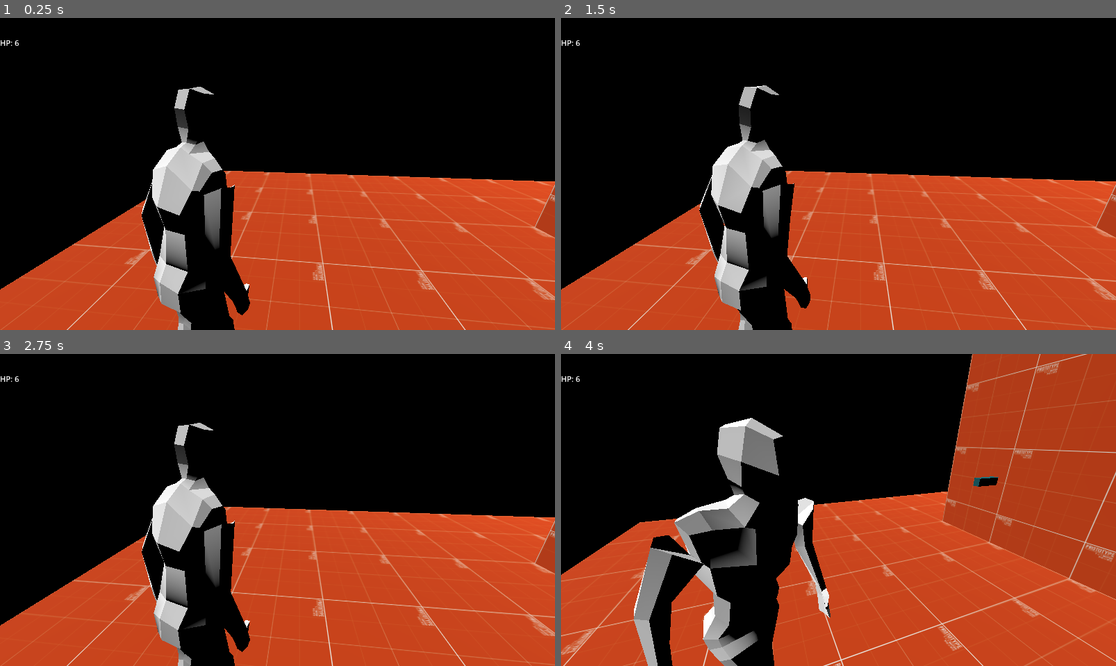
Above: before the commit, frames 1-4 (two rows, left to right).
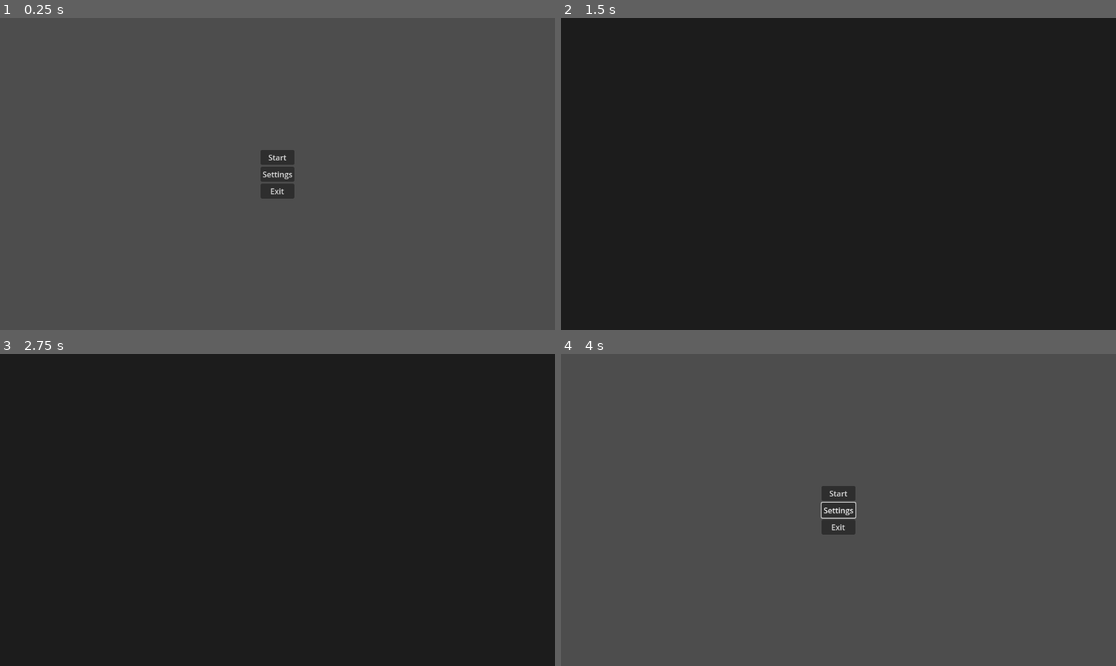
Above: after the commit, the same moments.

Repository: Vosnov/GD_APrototype
Game: Godot game, scene res://Scenes/Menu/main_menu.tscn
Two runs of this game, one before a commit and one after it. Both use one fixed random seed, a clock stepped at 60 frames per second and the inputs below. Before the commit the project starts from res://Scenes/test_scene.tscn. The engine's default icon, where the game draws it, is replaced by a stand-in: a white triangle on a blue panel in a dark square.
Inputs (mouse positions are in pixels of both pictures, inside the frame that each line leads up to):
- Up to frame 1 (0.25 s): no input
- Up to frame 2 (1.5 s): click (838, 158) at 0.5 s, where only the run after the commit has a clickable "Start"; click (838, 158) at 1.25 s, where only the run after the commit has a clickable "Start"
- Up to frame 3 (2.75 s): click (277, 566) at 2 s, where only the run after the commit has a clickable "Back"
- Up to frame 4 (4 s): click (838, 510) at 2.75 s, where only the run after the commit has a clickable "Settings"; move the mouse to (866, 510) at 3.52 s; hold D (right) from 3.53 s (still down); hold Right mouse button (aim) from 3.53 s (still down); tap E (action) at 3.6 s

The runs differ from the first frame. In frame 1, 100% of the frame differs, in the area x 0-100%, y 0-100%; in frame 2, 100%; in frame 3, 100%; in frame 4, 99%.

Commit message:
load save ui

Diff:
--- a/Nodes/Charecters/player.tscn
+++ b/Nodes/Charecters/player.tscn
@@ -147,7 +147,7 @@
 [node name="UI" parent="." instance=ExtResource("8_xdrrl")]
 
 [node name="BoneAttachment3D" type="BoneAttachment3D" parent="."]
-transform = Transform3D(-0.478902, 0.361211, 0.800112, 0.872469, 0.29676, 0.388239, -0.0972053, 0.884002, -0.457265, -0.341471, 1.16062, 1.51111)
+transform = Transform3D(0.1922, -0.134826, -0.323853, 0.349291, 0.10774, 0.162443, 0.0324766, -0.360852, 0.169503, 0.137233, 0.456403, -0.615197)
 bone_name = "Bone.011.R"
 bone_idx = 14
 use_external_skeleton = true
@@ -160,37 +160,37 @@
 transform = Transform3D(-0.4, 0, -3.49691e-08, 0, 0.4, 0, 3.49691e-08, 0, -0.4, 0, 0, 0)
 
 [node name="Skeleton3D" parent="myNewPlayer/Armature" index="0"]
-bones/0/position = Vector3(-0.00133044, -0.367412, -0.00498747)
+bones/0/position = Vector3(-0.00272391, -0.371711, -0.00543709)
 bones/0/rotation = Quaternion(0.0186382, -0.196081, -0.00372765, 0.980404)
 bones/1/rotation = Quaternion(0.0697058, -1.36916e-08, -2.80468e-08, 0.997568)
 bones/2/rotation = Quaternion(0.112641, -2.86949e-14, 2.68558e-08, 0.993636)
 bones/3/rotation = Quaternion(-0.103738, 8.51478e-10, -3.35284e-09, 0.994605)
-bones/4/rotation = Quaternion(0.120106, 0.194697, -2.1852e-09, 0.973482)
+bones/4/rotation = Quaternion(0.0984636, 0.195163, 6.00962e-11, 0.975816)
 bones/5/position = Vector3(0.203192, 1.00571, 0.0142442)
-bones/5/rotation = Quaternion(-0.08677, -0.368877, -0.76358, 0.522825)
+bones/5/rotation = Quaternion(-0.0816147, -0.376453, -0.764178, 0.517353)
 bones/6/position = Vector3(0.0114507, 0.377625, 0.0379625)
-bones/6/rotation = Quaternion(0.0506622, -0.208778, -0.367537, 0.904854)
-bones/7/rotation = Quaternion(0.585806, 0.18383, -0.0420252, 0.788208)
+bones/6/rotation = Quaternion(0.0511227, -0.209446, -0.355675, 0.909403)
+bones/7/rotation = Quaternion(0.563589, 0.191459, -0.0341884, 0.802834)
 bones/11/position = Vector3(-0.170101, 1.01711, 0.0341247)
-bones/11/rotation = Quaternion(0.237076, 0.456424, 0.676965, 0.526489)
+bones/11/rotation = Quaternion(0.245574, 0.471621, 0.672806, 0.514392)
 bones/12/position = Vector3(-0.0310587, 0.396934, -0.0644502)
-bones/12/rotation = Quaternion(0.388614, -0.0130323, 0.202788, 0.898714)
-bones/13/rotation = Quaternion(0.288894, 0.000106851, -0.173663, 0.941478)
-bones/17/position = Vector3(0.237362, 0.133262, 0.022537)
-bones/17/rotation = Quaternion(-0.318809, 0.180688, 0.914223, -0.17294)
+bones/12/rotation = Quaternion(0.374962, -0.0134804, 0.20047, 0.905005)
+bones/13/rotation = Quaternion(0.26529, 0.00145459, -0.16524, 0.949903)
+bones/17/position = Vector3(0.245915, 0.130441, 0.0494407)
+bones/17/rotation = Quaternion(-0.303399, 0.0981119, 0.94354, -0.089757)
 bones/17/scale = Vector3(1.00004, 0.999997, 1.00006)
-bones/18/rotation = Quaternion(-0.115904, -0.0169327, -0.203776, 0.971985)
+bones/18/rotation = Quaternion(-0.132953, -0.0151818, -0.226132, 0.964861)
 bones/18/scale = Vector3(0.999992, 0.999997, 1)
-bones/19/position = Vector3(-0.246322, 0.130305, 0.0502838)
-bones/19/rotation = Quaternion(0.539118, 0.0481075, 0.836704, 0.0834524)
+bones/19/position = Vector3(-0.254985, 0.131435, -0.0177699)
+bones/19/rotation = Quaternion(0.488872, 0.175713, 0.847783, 0.106739)
 bones/19/scale = Vector3(1.00003, 0.999998, 1.00006)
-bones/20/rotation = Quaternion(-0.136147, -0.0124683, 0.256797, 0.956747)
-bones/21/position = Vector3(-0.00997388, 1.04883, 1.57956)
-bones/22/position = Vector3(-0.344255, 1.10742, 1.5461)
-bones/23/position = Vector3(-0.346546, -2.08866, -0.410167)
-bones/24/position = Vector3(-0.460418, -1.15801, 1.08426)
-bones/25/position = Vector3(0.296798, -2.09999, 0.541751)
-bones/26/position = Vector3(-0.0390696, -1.13178, 1.11242)
+bones/20/rotation = Quaternion(-0.119556, -0.0107296, 0.240903, 0.963098)
+bones/21/position = Vector3(-0.00997388, 1.04883, 1.60704)
+bones/22/position = Vector3(-0.344255, 1.10742, 1.57357)
+bones/23/position = Vector3(-0.326956, -2.08277, 0.0593941)
+bones/24/position = Vector3(-0.535808, -1.12823, 1.08103)
+bones/25/position = Vector3(0.316772, -2.06083, 0.0607561)
+bones/26/position = Vector3(-0.0372577, -1.13016, 1.10459)
 
 [node name="CollisionShape3D" type="CollisionShape3D" parent="."]
 transform = Transform3D(1, 0, 0, 0, 1, 0, 0, 0, 1, 0, -0.0584707, -0.125943)
--- a/Nodes/Components/guns_component.tscn
+++ b/Nodes/Components/guns_component.tscn
@@ -12,8 +12,8 @@
 var input_indexes = [0, 1, 2, 3]
 
 func _ready():
-	var index = GUNS_DATA.find(GlobalVariables.active_gun)
-	if index >= 0: select_active_gun(index)
+	if GlobalVariables.active_gun_index >= 0:
+		select_active_gun(GlobalVariables.active_gun_index)
 
 	Events.connect('inventory_update', _on_inventory_update)
 
@@ -26,12 +26,12 @@
 
 func select_active_gun(index: int):
 	var slot_items = Inventory.SLOTS.map(func(slot: SlotData): return slot.ITEM_DATA)
-	for gun in GUNS_DATA:
-		if gun.ITEM_GUN_DATA.INDEX == index:
-			if not slot_items.has(gun.ITEM_GUN_DATA): continue
+	for gun_data in GUNS_DATA:
+		if gun_data.ITEM_GUN_DATA.INDEX == index:
+			if not slot_items.has(gun_data.ITEM_GUN_DATA): continue
 			for child in get_children(): child.queue_free()
-			GlobalVariables.active_gun = gun
-			add_child(GlobalVariables.active_gun.GUN.instantiate())
+			GlobalVariables.active_gun_index = gun_data.ITEM_GUN_DATA.INDEX
+			add_child(gun_data.GUN.instantiate())
 			return
 
 func _input(_event):
--- a/Nodes/Interractive/save_node.tscn
+++ b/Nodes/Interractive/save_node.tscn
@@ -10,15 +10,24 @@
 
 @export var LEVEL_NAME: String = ''
 @export var SAVE_UI: PackedScene
+@export_file('*.tscn') var LEVEL_PATH
 
 var save_ui: Node
+var player: Node3D
 
 func _on_active_node_action_pressed():
 	if save_ui != null: return
 
 	GlobalVariables.save_data.level_name = LEVEL_NAME
+	GlobalVariables.save_data.level_path = LEVEL_PATH
+	GlobalVariables.save_data.player_transform = player.global_transform
+	GlobalVariables.save_data.date = GlobalVariables.get_current_date()
 	save_ui = SAVE_UI.instantiate()
 	add_child(save_ui)
+
+
+func _on_area_3d_body_entered(body):
+	player = body
 "
 
 [sub_resource type="StandardMaterial3D" id="StandardMaterial3D_2elru"]
@@ -52,3 +61,4 @@
 shape = SubResource("SphereShape3D_5g0l4")
 
 [connection signal="action_pressed" from="ActiveNode" to="." method="_on_active_node_action_pressed"]
+[connection signal="body_entered" from="Area3D" to="." method="_on_area_3d_body_entered"]
--- /dev/null
+++ b/Nodes/UI/load_save_ui.tscn
@@ -0,0 +1,97 @@
+[gd_scene load_steps=4 format=3 uid="uid://b0wpcvevja3qn"]
+
+[ext_resource type="PackedScene" uid="uid://n6b5jqbuuxx4" path="res://Nodes/UI/accept_ui.tscn" id="1_6kor1"]
+[ext_resource type="PackedScene" uid="uid://fkchkki1t0fg" path="res://Nodes/UI/save_btn.tscn" id="2_v6aia"]
+
+[sub_resource type="GDScript" id="GDScript_qn43d"]
+script/source = "extends CanvasLayer
+
+@export var LOAD_MESSAGE: String
+@export var SAVE_COUNT = 4
+@export var ACCEPT_UI: PackedScene
+@export var SAVE_BTN_UI: PackedScene
+@export_file(\"*.tscn\") var MENU_SCENE
+@export_file(\"*.tscn\") var FIRST_LEVEL
+
+@onready var h_box_container = $VBoxContainer/HBoxContainer
+
+var active_load_index = 0
+
+func _ready():
+	fill_save_buttons()
+
+func _on_button_down(index: int):
+	active_load_index = index
+	var accept_ui = ACCEPT_UI.instantiate() as AcceptUI
+	accept_ui.accept.connect(_on_accept)
+	accept_ui.MESSAGE = LOAD_MESSAGE
+	add_child(accept_ui)
+
+func _on_accept():
+	var save_data = GameSave.get_save_data(active_load_index)
+	if save_data == null:
+		SceneTransition.change_scene(FIRST_LEVEL)
+	else:
+		GlobalVariables.span_on_save_transform = true
+		GameSave.load_save(active_load_index)
+		SceneTransition.change_scene(save_data.level_path)
+
+func fill_save_buttons():
+	for child in h_box_container.get_children():
+		child.queue_free()
+
+	for index in range(SAVE_COUNT):
+		var save_data = GameSave.get_save_data(index)
+		var btn = SAVE_BTN_UI.instantiate() as SaveBtnUI
+		btn.SAVE_INDEX = index
+
+		if save_data != null:
+			btn.LEVEL_NAME = save_data.level_name
+			btn.DATE = save_data.date
+			btn.PLAY_TIME = '3:11'
+		else:
+			btn.IS_EMPTY = true
+
+		h_box_container.add_child(btn)
+		btn.button_down.connect(_on_button_down.bind(index))
+
+func _input(_event):
+	if Input.is_action_just_pressed('ui_cancel'):
+		_on_back_button_down()
+
+func _on_back_button_down():
+	SceneTransition.change_scene(MENU_SCENE)
+"
+
+[node name="LoadSaveUI" type="CanvasLayer"]
+script = SubResource("GDScript_qn43d")
+LOAD_MESSAGE = "Load save?"
+ACCEPT_UI = ExtResource("1_6kor1")
+SAVE_BTN_UI = ExtResource("2_v6aia")
+MENU_SCENE = "res://Scenes/Menu/main_menu.tscn"
+FIRST_LEVEL = "res://Scenes/test_scene.tscn"
+
+[node name="VBoxContainer" type="VBoxContainer" parent="."]
+anchors_preset = 15
+anchor_right = 1.0
+anchor_bottom = 1.0
+grow_horizontal = 2
+grow_vertical = 2
+alignment = 1
+
+[node name="Label" type="Label" parent="VBoxContainer"]
+layout_mode = 2
+text = "Save load"
+horizontal_alignment = 1
+uppercase = true
+
+[node name="HBoxContainer" type="HBoxContainer" parent="VBoxContainer"]
+layout_mode = 2
+alignment = 1
+
+[node name="Back" type="Button" parent="VBoxContainer"]
+layout_mode = 2
+size_flags_horizontal = 4
+text = "Back"
+
+[connection signal="button_down" from="VBoxContainer/Back" to="." method="_on_back_button_down"]
--- a/Scenes/Menu/main_menu.tscn
+++ b/Scenes/Menu/main_menu.tscn
@@ -3,7 +3,7 @@
 [sub_resource type="GDScript" id="GDScript_v2ius"]
 script/source = "extends Node2D
 
-@export_file(\"*.tscn\") var START_SCENE
+@export_file(\"*.tscn\") var LOAD_SAVE_UI
 
 func _ready():
 	Input.mouse_mode = Input.MOUSE_MODE_VISIBLE
@@ -12,12 +12,12 @@
 	get_tree().quit()
 
 func _on_start_button_button_down():
-	SceneTransition.change_scene(START_SCENE)
+	SceneTransition.change_scene(LOAD_SAVE_UI)
 "
 
 [node name="MainMenu" type="Node2D"]
 script = SubResource("GDScript_v2ius")
-START_SCENE = "res://Scenes/test_scene.tscn"
+LOAD_SAVE_UI = "res://Nodes/UI/load_save_ui.tscn"
 
 [node name="CanvasLayer" type="CanvasLayer" parent="."]
 
--- a/Scenes/save_room.tscn
+++ b/Scenes/save_room.tscn
@@ -45,3 +45,4 @@
 [node name="SaveNode" parent="." instance=ExtResource("6_0p0iw")]
 transform = Transform3D(-4.37114e-08, 0, 1, 0, 1, 0, -1, 0, -4.37114e-08, -0.639866, 1.56396, -1.81688)
 LEVEL_NAME = "Save Room"
+LEVEL_PATH = "res://Scenes/save_room.tscn"
--- a/Scripts/Global/game_save.gd
+++ b/Scripts/Global/game_save.gd
@@ -13,7 +13,6 @@
 	var data = {
 		'slots': Inventory.SLOTS.map(func(slot): return slot.get_data()),
 		'global': GlobalVariables.get_data(),
-		'save_data': GlobalVariables.get_save_data()
 	}
 	file.store_string(var_to_str(data))
 
@@ -43,7 +42,7 @@
 	var file = load_file(index)
 	if file == null: return null
 	var data = str_to_var(file.get_as_text())
-	return data.save_data
+	return data.global.save_data
 
 func get_file_name(index: int) -> String:
 	return str(PATH, SAVE_FILE_NAME, '_', index, EXTENSION)
--- a/Scripts/Global/global_variables.gd
+++ b/Scripts/Global/global_variables.gd
@@ -5,20 +5,23 @@
 var no_spawn_enemys: Array[String] = []
 var player_spawn_data: Dictionary = {}
 var player_ammo_load: Dictionary = {}
-var active_gun: GunData
+var active_gun_index = -1
+var save_data: Dictionary = {}
 
 var menu_ui_is_open = false
 var player_is_runing = false
 var player_is_aim = false
 var player_target_is_full = false
-var save_data: Dictionary = {}
+var span_on_save_transform = false
 
 func get_data() -> Dictionary:
 	return {
 		'no_spawn_items': no_spawn_items,
 		'no_spawn_enemys': no_spawn_enemys,
 		'player_spawn_data': player_spawn_data,
-		'player_ammo_load': player_ammo_load
+		'player_ammo_load': player_ammo_load,
+		'active_gun_index': active_gun_index,
+		'save_data': save_data,
 	}
 
 func set_data(dict: Dictionary):
@@ -26,10 +29,8 @@
 	no_spawn_enemys = dict.no_spawn_enemys
 	player_spawn_data = dict.player_spawn_data
 	player_ammo_load = dict.player_ammo_load
-
-func get_save_data() -> Dictionary:
-	save_data.date = get_current_date()
-	return save_data
+	active_gun_index = dict.active_gun_index
+	save_data = dict.save_data
 
 func get_current_date() -> String:
 	var date = Time.get_date_dict_from_system()
--- a/Scripts/Player/player.gd
+++ b/Scripts/Player/player.gd
@@ -12,13 +12,18 @@
 	Input.mouse_mode = Input.MOUSE_MODE_CAPTURED
 
 func check_spawn_pos():
-	var start_y = global_position.y
+	if GlobalVariables.span_on_save_transform:
+		GlobalVariables.span_on_save_transform = false
+		global_transform = GlobalVariables.save_data.player_transform
+		return
+
 	var key = get_path().get_name(1)
 	if not GlobalVariables.player_spawn_data.has(key): return
 	var point = GlobalVariables.player_spawn_data.get(key) as Transform3D
 
+	var y_pos = global_position.y
 	global_transform = point
-	global_position.y = start_y
+	global_position.y = y_pos
 
 func update_ui():
 	Events.emit_signal("player_hp_ui", HP)
@@ -32,5 +37,6 @@
 	if HP <= 0: die()
 
 func _input(_event):
-	GlobalVariables.player_is_aim = Input.is_action_pressed("aim") and GlobalVariables.active_gun
+	var is_aim = Input.is_action_pressed("aim") and GlobalVariables.active_gun_index != -1
+	GlobalVariables.player_is_aim = is_aim
 	GlobalVariables.player_is_runing = Input.is_action_pressed("sprint")
--- a/project.godot
+++ b/project.godot
@@ -11,7 +11,7 @@
 [application]
 
 config/name="APrototype"
-run/main_scene="res://Scenes/test_scene.tscn"
+run/main_scene="res://Scenes/Menu/main_menu.tscn"
 config/features=PackedStringArray("4.0", "Forward Plus")
 config/icon="res://icon.svg"
 
